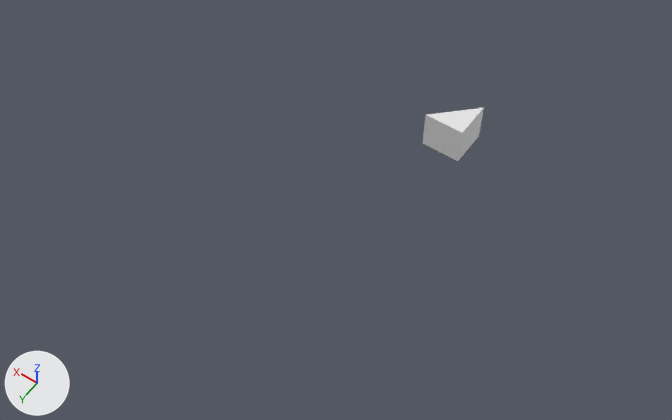
Two versions of the FBX model Assets/GFX/FBX/corner_big_1x1x1.FBX, one commit apart.
One viewpoint serves both versions: a 50 mm lens placed at (-13.5, 71.9, 85.8), pointed at (24.2, 19.1, 2.9). Arrows for +X, +Y and +Z are at lower left; the lights stay in place. Where no turn or scale is listed for an object, it has been applied to the vertices.

Names of what the first picture shows: 'corner_big_1x1x1'.
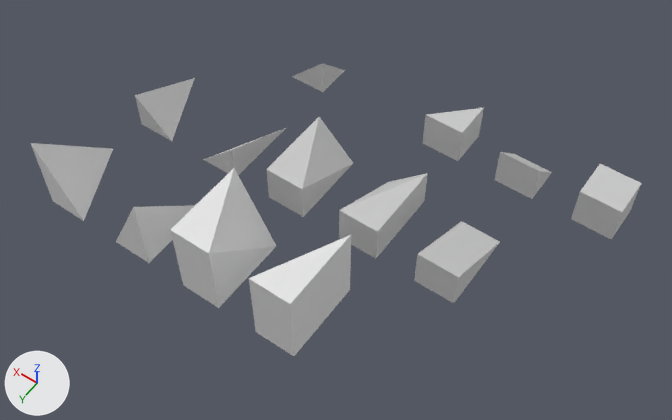
Location of each change, (x1, y1, x2, y2) in pixels of the pictures (672 x 420 px):
'corner_big_1x2x2_reversed', added
    after: (171, 168, 276, 308)
'corner_big_1x2x2', added
    after: (249, 235, 351, 356)
'corner_big_1x1x2_reversed', added
    after: (266, 117, 353, 217)
'corner_big_1x1x2', added
    after: (339, 173, 428, 258)
'ramp_1x1x2', added
    after: (414, 221, 500, 303)
'corner_small_1x2x2_reversed', added
    after: (31, 143, 113, 221)
'cube_1x1x1', added
    after: (571, 164, 641, 239)
'corner_small_1x2x2', added
    after: (116, 205, 195, 263)
'corner_small_1x1x2_reversed', added
    after: (135, 78, 195, 141)
'ramp_1x1x1', added
    after: (494, 152, 552, 199)
'corner_small_1x1x2', added
    after: (203, 128, 286, 175)
'corner_small_1x1x1', added
    after: (292, 63, 345, 92)

Diff of the bpy script that builds the scene:
```diff
--- a/Assets/GFX/FBX/corner_big_1x1x1.FBX.py
+++ b/Assets/GFX/FBX/corner_big_1x1x1.FBX.py
@@ me_mesh_005 @@
+me_mesh_005.from_pydata([(-2.54, -5.08, 0.0), (2.54, -5.08, 0.0), (-2.54, 5.08, 0.0), (2.54, 5.08, 0.0), (-2.54, -5.08, 5.08), (-2.54, 5.08, 5.08), (2.54, 5.08, 5.08)], [], [(0, 2, 3, 1), (4, 6, 5), (0, 1, 4), (3, 2, 5, 6), (2, 0, 4, 5), (1, 3, 6), (4, 1, 6)])
+me_mesh_005.materials.append(mat_cube_1x1x1)  # its picture is missing
@@ me_mesh_008 @@
+me_mesh_008.from_pydata([(-2.54, -5.08, 0.0), (-2.54, 5.08, 0.0), (2.54, 5.08, 0.0), (-2.54, 5.08, 10.16)], [], [(1, 0, 3), (0, 1, 2), (2, 1, 3), (2, 3, 0)])
@@ me_mesh_004 @@
+me_mesh_004.from_pydata([(-2.54, -2.54, 0.0), (-2.54, 2.54, 0.0), (2.54, 2.54, 0.0), (-2.54, 2.54, 5.08)], [], [(1, 0, 3), (2, 1, 3), (0, 1, 2), (0, 2, 3)])
+me_mesh_004.materials.append(mat_cube_1x1x1)  # its picture is missing
@@ me_mesh_002 @@
+me_mesh_002.from_pydata([(-2.54, -5.08, 0.0), (2.54, -5.08, 0.0), (-2.54, 5.08, 0.0), (2.54, 5.08, 0.0), (-2.54, 5.08, 5.08), (2.54, 5.08, 5.08)], [], [(0, 2, 3, 1), (3, 2, 4, 5), (2, 0, 4), (1, 3, 5), (1, 5, 4, 0)])
+me_mesh_002.materials.append(mat_cube_1x1x1)  # its picture is missing
@@ me_mesh_007 @@
+me_mesh_007.from_pydata([(-2.54, -5.08, 0.0), (2.54, -5.08, 0.0), (-2.54, 5.08, 0.0), (2.54, 5.08, 0.0), (-2.54, -5.08, 10.16), (-2.54, 5.08, 10.16), (2.54, 5.08, 10.16)], [], [(0, 2, 3, 1), (4, 6, 5), (0, 1, 4), (3, 2, 5, 6), (2, 0, 4, 5), (1, 3, 6), (4, 1, 6)])
@@ me_mesh_010 @@
+me_mesh_010.from_pydata([(-2.54, -5.08, 0.0), (2.54, -5.08, 0.0), (-2.54, 5.08, 0.0), (2.54, 5.08, 0.0), (2.54, -5.08, 10.16), (-2.54, 5.08, 10.16), (2.54, 5.08, 10.16)], [], [(0, 2, 3, 1), (1, 3, 6, 4), (3, 2, 5, 6), (2, 0, 5), (4, 6, 5), (0, 1, 4), (5, 0, 4)])
@@ me_mesh_001 @@
+me_mesh_001.from_pydata([(-2.54, -2.54, 0.0), (2.54, -2.54, 0.0), (-2.54, 2.54, 0.0), (2.54, 2.54, 0.0), (-2.54, 2.54, 5.08), (2.54, 2.54, 5.08)], [], [(0, 2, 3, 1), (3, 2, 4, 5), (2, 0, 4), (1, 3, 5), (1, 5, 4, 0)])
+me_mesh_001.materials.append(mat_cube_1x1x1)  # its picture is missing
@@ me_mesh_009 @@
+me_mesh_009.from_pydata([(-2.54, -5.08, 0.0), (2.54, -5.08, 0.0), (-2.54, 5.08, 0.0), (2.54, 5.08, 0.0), (2.54, -5.08, 5.08), (-2.54, 5.08, 5.08), (2.54, 5.08, 5.08)], [], [(0, 2, 3, 1), (1, 3, 6, 4), (3, 2, 5, 6), (2, 0, 5), (4, 6, 5), (0, 1, 4), (5, 0, 4)])
+me_mesh_009.materials.append(mat_cube_1x1x1)  # its picture is missing
@@ me_mesh_011 @@
+me_mesh_011.from_pydata([(2.54, -5.08, 0.0), (-2.54, 5.08, 0.0), (2.54, 5.08, 0.0), (2.54, 5.08, 5.08)], [], [(2, 1, 3), (1, 2, 0), (0, 2, 3), (0, 3, 1)])
+me_mesh_011.materials.append(mat_cube_1x1x1)  # its picture is missing
@@ me_mesh_006 @@
+me_mesh_006.from_pydata([(-2.54, -5.08, 0.0), (-2.54, 5.08, 0.0), (2.54, 5.08, 0.0), (-2.54, 5.08, 5.08)], [], [(1, 0, 3), (0, 1, 2), (2, 1, 3), (0, 2, 3)])
+me_mesh_006.materials.append(mat_cube_1x1x1)  # its picture is missing
@@ me_mesh_012 @@
+me_mesh_012.from_pydata([(2.54, -5.08, 0.0), (-2.54, 5.08, 0.0), (2.54, 5.08, 0.0), (2.54, 5.08, 10.16)], [], [(2, 1, 3), (1, 2, 0), (0, 2, 3), (0, 3, 1)])
@@ ob_corner_big_1x1x2 @@
+ob_corner_big_1x1x2 = bpy.data.objects.new('corner_big_1x1x2', me_mesh_005)
+ob_corner_big_1x1x2.location = (20.32, 15.24, 0.0)
@@ ob_corner_small_1x2x2 @@
+ob_corner_small_1x2x2 = bpy.data.objects.new('corner_small_1x2x2', me_mesh_008)
+ob_corner_small_1x2x2.location = (40.64, 30.48, 0.0)
@@ ob_corner_small_1x1x1 @@
+ob_corner_small_1x1x1 = bpy.data.objects.new('corner_small_1x1x1', me_mesh_004)
+ob_corner_small_1x1x1.location = (40.64, 0.0, 0.0)
@@ ob_ramp_1x1x2 @@
+ob_ramp_1x1x2 = bpy.data.objects.new('ramp_1x1x2', me_mesh_002)
+ob_ramp_1x1x2.location = (10.16, 15.24, 0.0)
@@ ob_corner_big_1x2x2 @@
+ob_corner_big_1x2x2 = bpy.data.objects.new('corner_big_1x2x2', me_mesh_007)
+ob_corner_big_1x2x2.location = (20.32, 30.48, 0.0)
@@ ob_corner_big_1x2x2_reversed @@
+ob_corner_big_1x2x2_reversed = bpy.data.objects.new('corner_big_1x2x2_reversed', me_mesh_010)
+ob_corner_big_1x2x2_reversed.location = (30.48, 30.48, 0.0)
@@ ob_ramp_1x1x1 @@
+ob_ramp_1x1x1 = bpy.data.objects.new('ramp_1x1x1', me_mesh_001)
+ob_ramp_1x1x1.location = (10.16, 0.0, 0.0)
@@ ob_cube_1x1x1 @@
+ob_cube_1x1x1 = bpy.data.objects.new('cube_1x1x1', me_mesh_1)  # a box spanning x -2.54..2.54, y -2.54..2.54, z 0.0..5.08; in mat_cube_1x1x1 (its picture is missing)
+ob_cube_1x1x1.location = (0.0, 0.0, 0.0)
@@ ob_corner_big_1x1x2_reversed @@
+ob_corner_big_1x1x2_reversed = bpy.data.objects.new('corner_big_1x1x2_reversed', me_mesh_009)
+ob_corner_big_1x1x2_reversed.location = (30.48, 15.24, 0.0)
@@ ob_corner_small_1x1x2_reversed @@
+ob_corner_small_1x1x2_reversed = bpy.data.objects.new('corner_small_1x1x2_reversed', me_mesh_011)
+ob_corner_small_1x1x2_reversed.location = (50.8, 15.24, 0.0)
@@ ob_corner_small_1x1x2 @@
+ob_corner_small_1x1x2 = bpy.data.objects.new('corner_small_1x1x2', me_mesh_006)
+ob_corner_small_1x1x2.location = (40.64, 15.24, 0.0)
@@ ob_corner_small_1x2x2_reversed @@
+ob_corner_small_1x2x2_reversed = bpy.data.objects.new('corner_small_1x2x2_reversed', me_mesh_012)
+ob_corner_small_1x2x2_reversed.location = (50.8, 30.48, 0.0)
```
